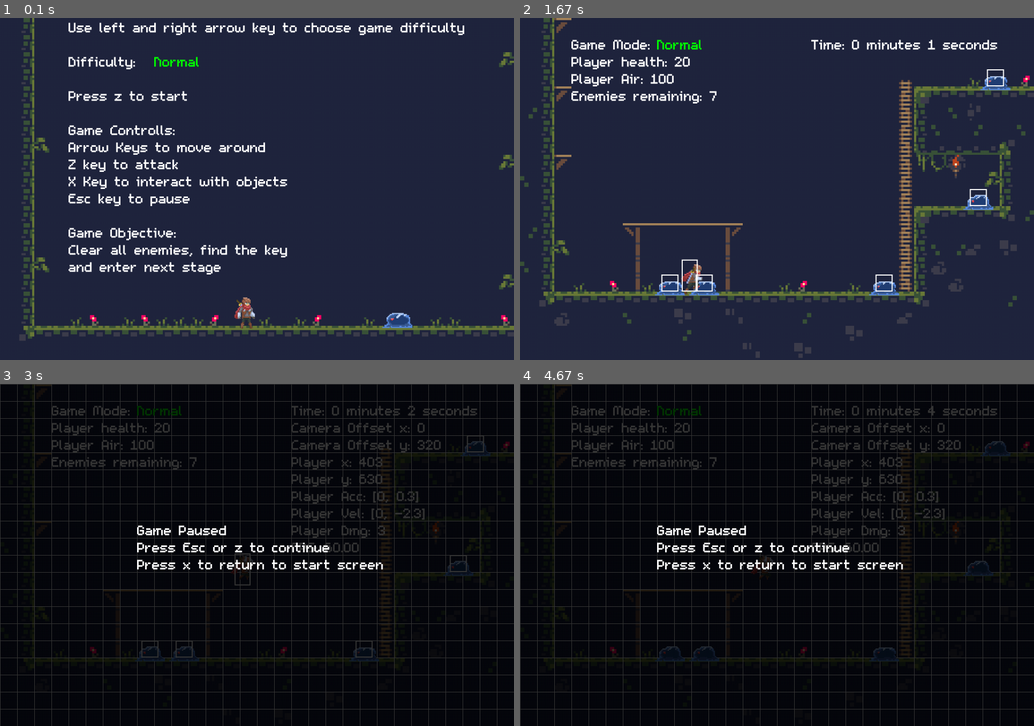
Above: before the commit, frames 1-4 (two rows, left to right).
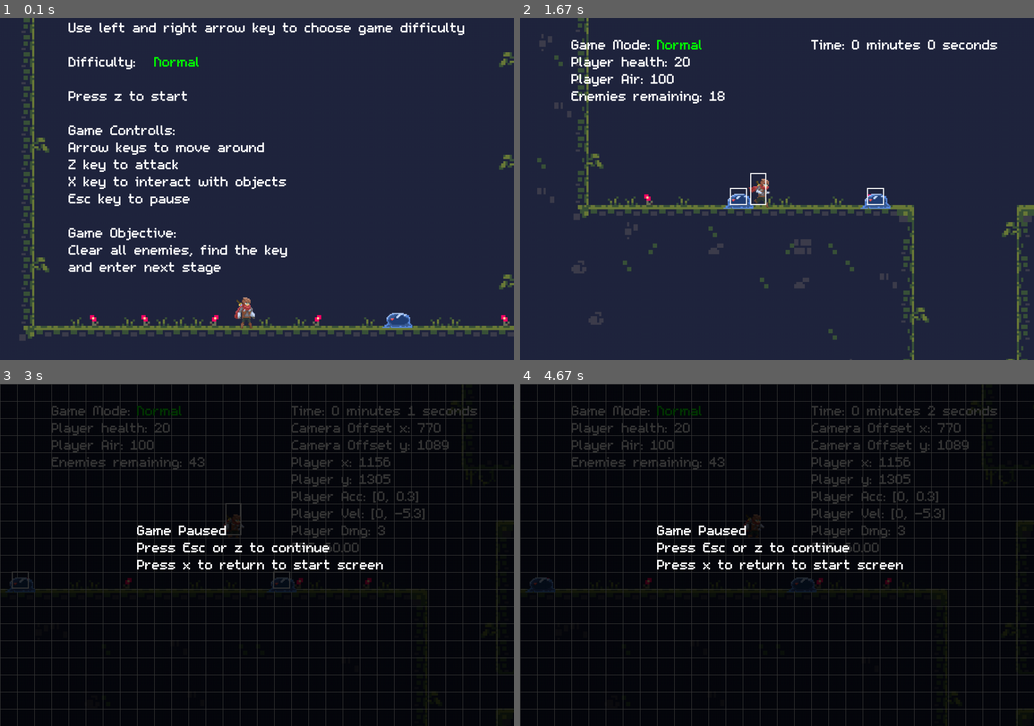
Above: after the commit, the same moments.

Repository: ArthurC13/A-Level-Project-Arthur-Chen
Game: pygame game, started from A level Project.py
Same seed, same stepped clock (60 frames per second), same inputs: the game is played once before the commit and once after it.
Inputs:
- Up to frame 1 (0.1 s): no input
- Up to frame 2 (1.67 s): tap Z at 0.33 s; tap Y at 0.67, 1.65 s; hold T 1-1.47 s; hold Right 1-1.47 s; tap 3 at 1.15 s; hold Right from 1.5 s (still down)
- Up to frame 3 (3 s): release Right at 1.97 s; hold Up 2-2.3 s; tap 2 at 2.15 s; tap Esc at 2.33 s; tap 1 at 2.67 s
- Up to frame 4 (4.67 s): tap Y at 3.07, 3.37, 3.57, 3.87, 4.47 s; tap 2 at 3.15, 4.55 s; tap 3 at 3.65 s

The runs differ from the first frame. In frame 1, 0.8% of the frame differs, in the area x 16-56%, y 36-50%; in frame 2, 13%, in the area x 0-100%, y 0-100%; in frame 3, 1.7%; in frame 4, 1.4%.

Commit message:
Bug - end screen timer
The seconds in end screen display are not to two decimal point if time is greater than 60.

Diff:
--- a/A level Project.py
+++ b/A level Project.py
@@ -968,6 +968,7 @@
     def interact(self):
         if self.open:
             self.game.next_level()
+            self.open = False
         if 'key' in game.player.items and not self.open:
             self.open = True
             self.image = self.opened
@@ -1120,6 +1121,7 @@
         self.sprite_group_reset()
         time = (pygame.time.get_ticks()-self.start_time)//10/100
         self.times[self.level] = time
+        print(self.times)
         self.level += 1
         self.start_time = pygame.time.get_ticks()
         if self.level < 4:  #number of levels
@@ -1154,7 +1156,7 @@
         self.done = False
         self.mode = 'in game'
         while not self.done:
-            self.dt = self.clock.tick(FPS)/1000
+            self.clock.tick(FPS)
             self.events()
             self.update()
             self.draw()
@@ -1163,24 +1165,24 @@
         self.wait = True
         if self.mode == 'pause':
             while self.wait:
-                self.dt = self.clock.tick(FPS)/1000
+                self.clock.tick(FPS)
                 self.events()
                 self.draw()
         elif self.mode == 'death screen':
             while self.wait:
-                self.dt = self.clock.tick(FPS)/1000
+                self.clock.tick(FPS)
                 self.events()
                 self.update()
                 self.draw()
         elif self.mode == 'home screen':
             while self.wait:
-                self.dt = self.clock.tick(FPS)/1000
+                self.clock.tick(FPS)
                 self.events()
                 self.draw_menu()
             self.new_game()
         elif self.mode == 'end screen':
             while self.wait:
-                self.dt = self.clock.tick(FPS)/1000
+                self.clock.tick(FPS)
                 self.events()
                 self.draw()
             self.home_screen()
@@ -1200,7 +1202,9 @@
                 if event.key == pygame.K_3:
                     self.show_hit_rect = not self.show_hit_rect
                 if self.mode == 'in game':
-                    if event.key == pygame.K_n:
+                    if event.key == pygame.K_t:
+                        self.player.items.append('key')
+                    if event.key == pygame.K_y:
                         self.next_level()
                     if event.key == pygame.K_r:
                         self.level -= 1
@@ -1382,9 +1386,9 @@
         self.blit_texts(self.difficulty_text, self.difficulty_colour, 288, 192 + displacement, 64, self.myfont)
         text = '''
 Game Controlls:
-Arrow Keys to move around
+Arrow keys to move around
 Z key to attack
-X Key to interact with objects
+X key to interact with objects
 Esc key to pause
 
 Game Objective:
